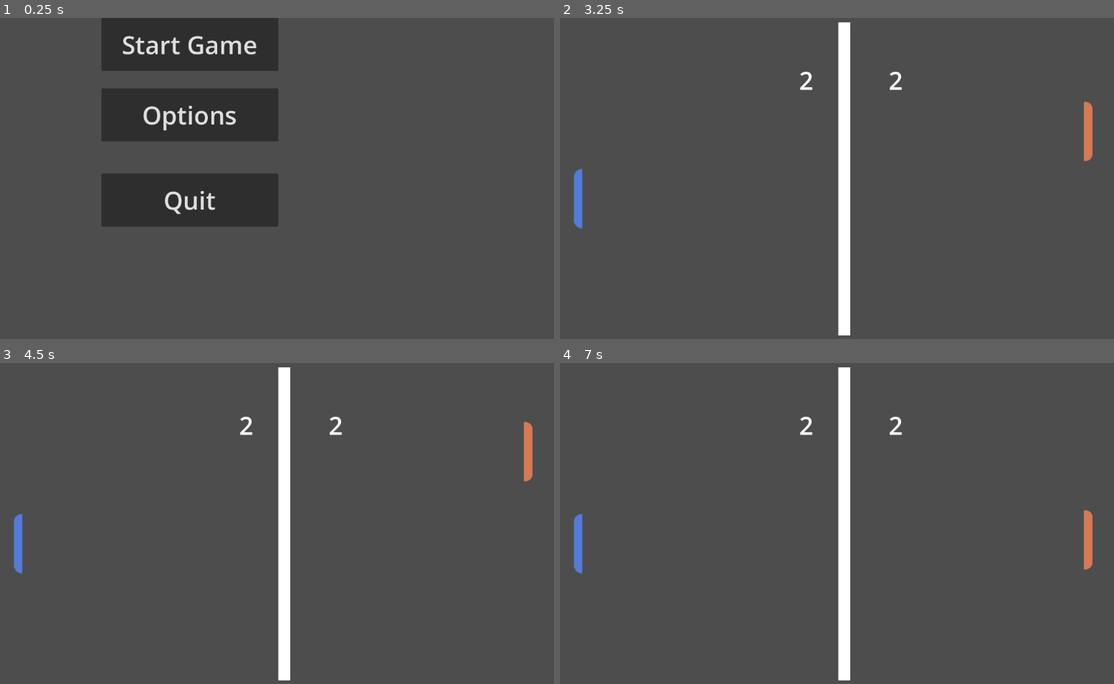
Above: before the commit, frames 1-4 (two rows, left to right).
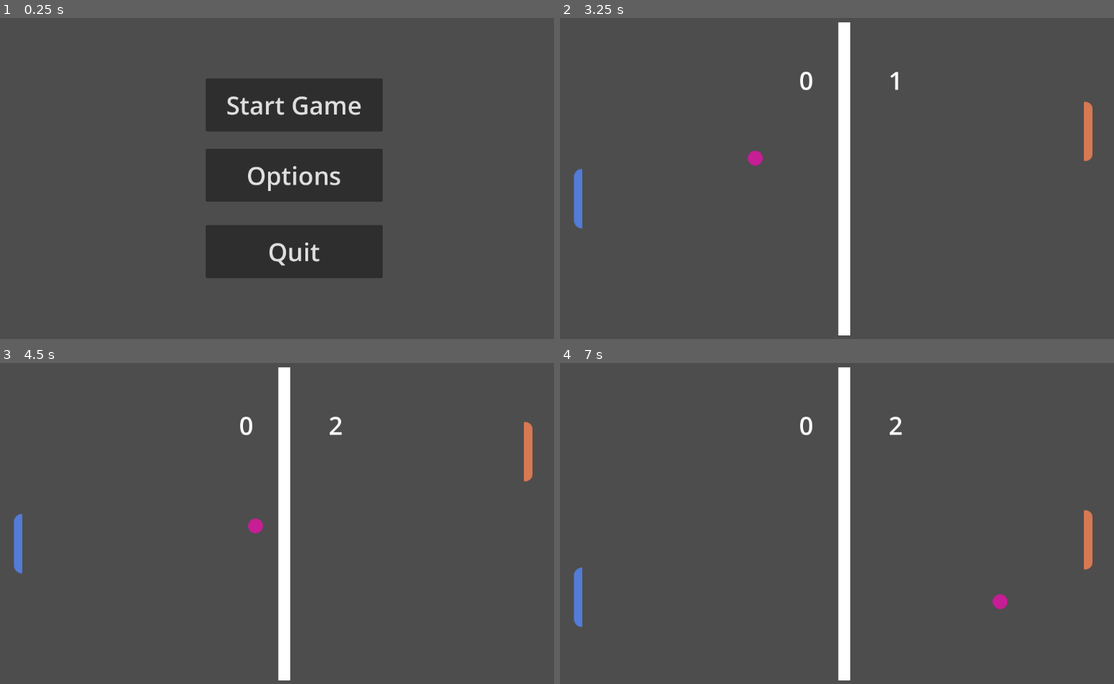
Above: after the commit, the same moments.

Repository: GeoRosa2019/GodotArcadeGame
Game: Godot game, scene res://Scenes/main_menu.tscn
Two runs of this game, one before a commit and one after it. Both use one fixed random seed, a clock stepped at 60 frames per second and the inputs below.
Inputs:
- Up to frame 1 (0.25 s): no input
- Up to frame 2 (3.25 s): click "Start Game" at 0.5 s; tap Enter at 1.25 s; hold Up (move_up) 1.28-2.03 s; tap Space (space_button) at 1.35, 2.1, 2.85 s; hold Down (move_down) 2.03-2.78 s; hold Up (move_up) from 2.78 s (still down)
- Up to frame 3 (4.5 s): tap Space (space_button) at 3.6, 4.35 s; release Up (move_up) at 4.28 s; hold Down (move_down) from 4.28 s (still down)
- Up to frame 4 (7 s): tap Space (space_button) at 5.1, 5.85, 6.6 s; release Down (move_down) at 6.53 s; hold Up (move_up) from 6.53 s (still down)

The runs differ from the first frame. In frame 1, 26% of the frame differs, in the area x 18-70%, y 0-82%; in frame 2, 0.2%; in frame 3, 0.2%; in frame 4, 0.7%.

Commit message:
Finished Game 1.0
First build of the game. Need to do: Add an option to quit, options menu, winning score.

Diff:
--- a/Scenes/main_menu.tscn
+++ b/Scenes/main_menu.tscn
@@ -10,6 +10,10 @@
 anchors_preset = 15
 anchor_right = 1.0
 anchor_bottom = 1.0
+offset_left = 210.0
+offset_top = 122.0
+offset_right = 210.0
+offset_bottom = 122.0
 grow_horizontal = 2
 grow_vertical = 2
 
@@ -38,9 +42,9 @@
 anchor_right = -9.544001
 anchor_bottom = -3.344
 offset_left = 204.0
-offset_top = 314.0
+offset_top = 296.0
 offset_right = 560.0
-offset_bottom = 421.0
+offset_bottom = 403.0
 theme_override_font_sizes/font_size = 50
 text = "Quit"
 
--- a/Scripts/ball.gd
+++ b/Scripts/ball.gd
@@ -31,3 +31,9 @@
 
 		# Optional: slightly increase speed over time
 		velocity *= 1.05
+
+# Resets the ball after scoring
+func reset():
+	position = Vector2(0, -1)
+	velocity = Vector2.ZERO
+	launched = false
--- a/Scripts/game_manager.gd
+++ b/Scripts/game_manager.gd
@@ -2,13 +2,13 @@
 
 @onready var player_label = $Label/PlayerScore
 @onready var cpu_label = $Label/CPUScore
-
+@onready var ball = $"../Ball"
 var playerScore = 0
 var cpuScore = 0
 var can_score = false
 
 func _ready():
-	await get_tree().process_frame  # wait one frame
+	await get_tree().create_timer(0.2).timeout  # wait 200ms instead of 1 frame
 	can_score = true
 
 func playerScored():
@@ -16,9 +16,17 @@
 		return
 	playerScore += 1
 	player_label.text = str(playerScore)
+	can_score = false
+	ball.reset()
+	await get_tree().create_timer(0.5).timeout  # brief pause before allowing rescore
+	can_score = true
 
 func cpuScored():
 	if !can_score:
 		return
 	cpuScore += 1
-	cpu_label.text = str(cpuScore )
+	cpu_label.text = str(cpuScore)
+	can_score = false
+	ball.reset()
+	await get_tree().create_timer(0.5).timeout
+	can_score = true
